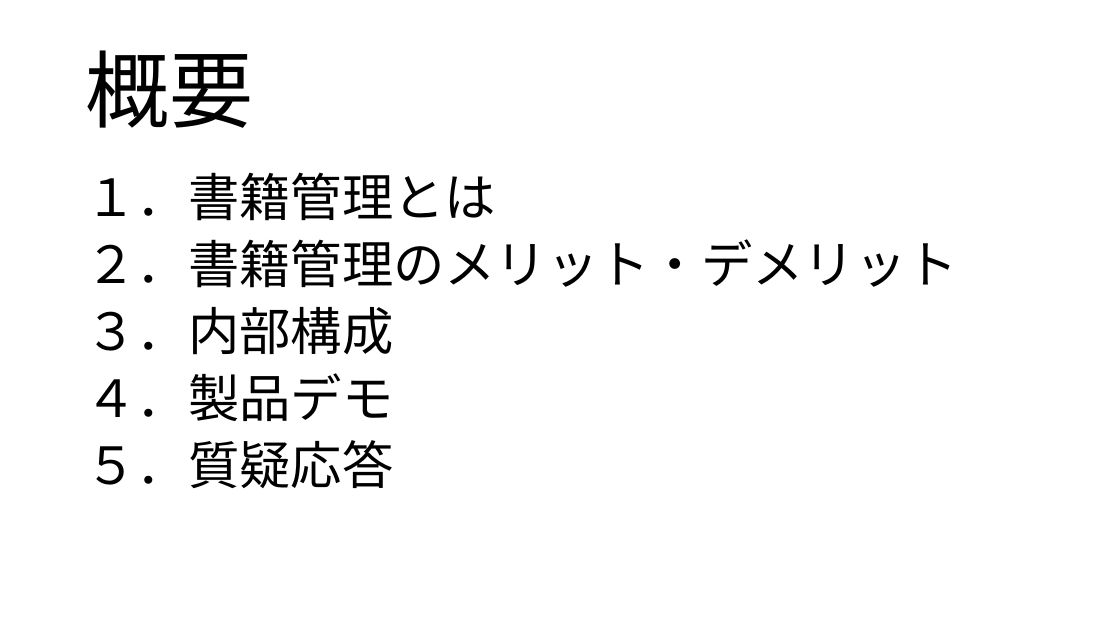
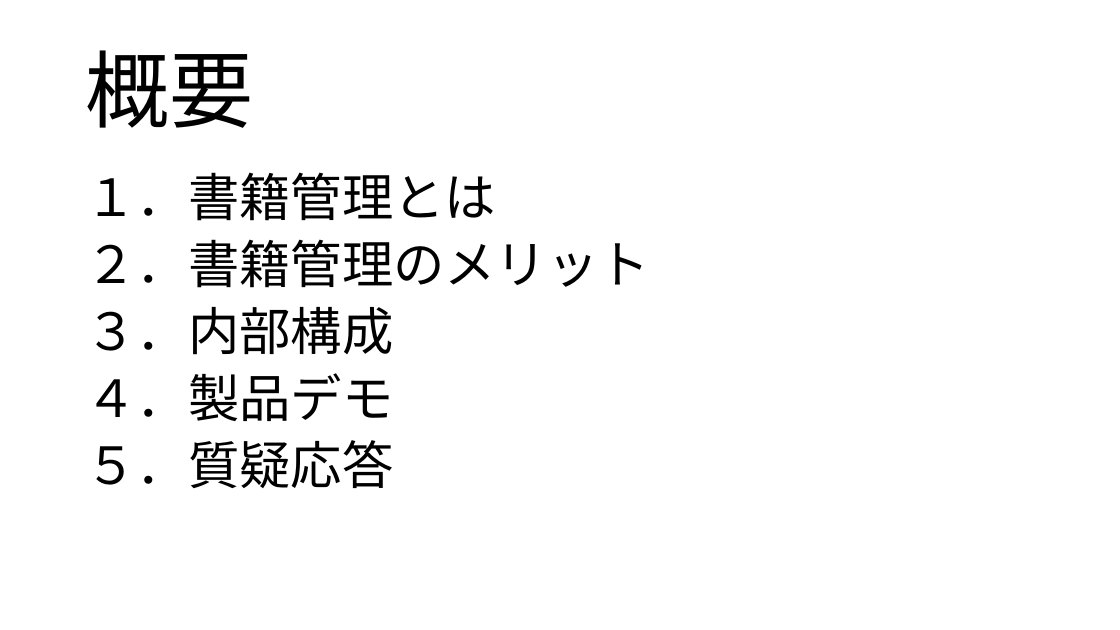
Before and after one commit to ivy239007/PG-, a slide deck: slide 2 of プレゼン/プレゼン資料(板井編集中).pptx. Drawn at 1120x630 pixels with LibreOffice and Linux fonts; fonts in the diff are those of the drawing; background and template pictures are left out. Boxes give left, top, right and bottom in pixels: in the first picture for what was removed or moved away, otherwise in the second. Text is boxed around its words. In the diff, an @@ line names an element or a change of style, - is before the commit and + after.

```diff
--- a/プレゼン/プレゼン資料(板井編集中).pptx
+++ b/プレゼン/プレゼン資料(板井編集中).pptx
@@ text at [85,239,650,288]: text changed @@
-２．書籍管理のメリット・デメリット
+２．書籍管理のメリット
```
Also in this commit, not shown: 2 slides added.
